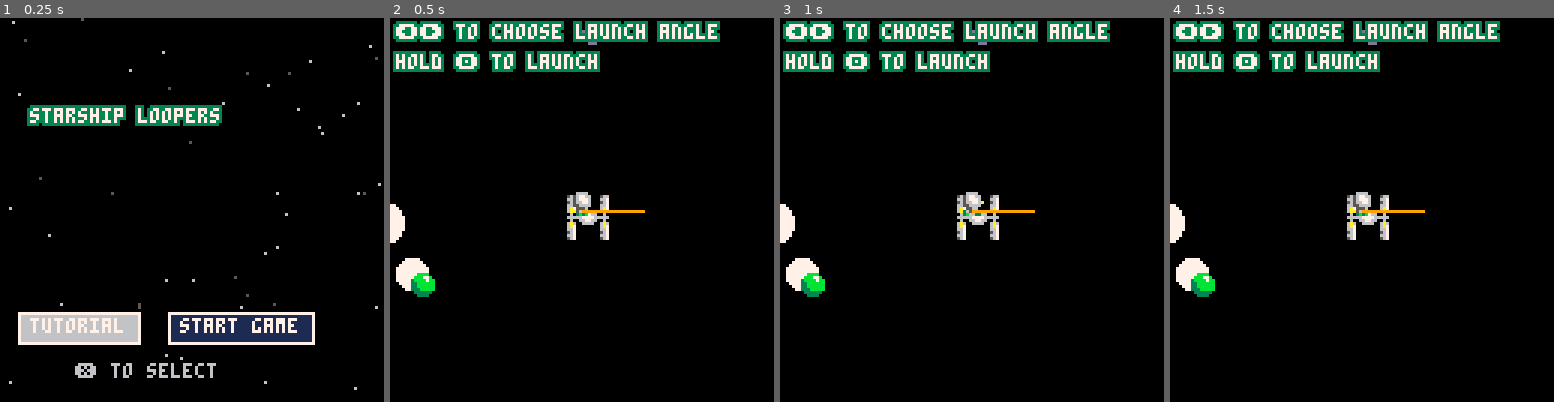
Above: before the commit, frames 1-4 (left to right).
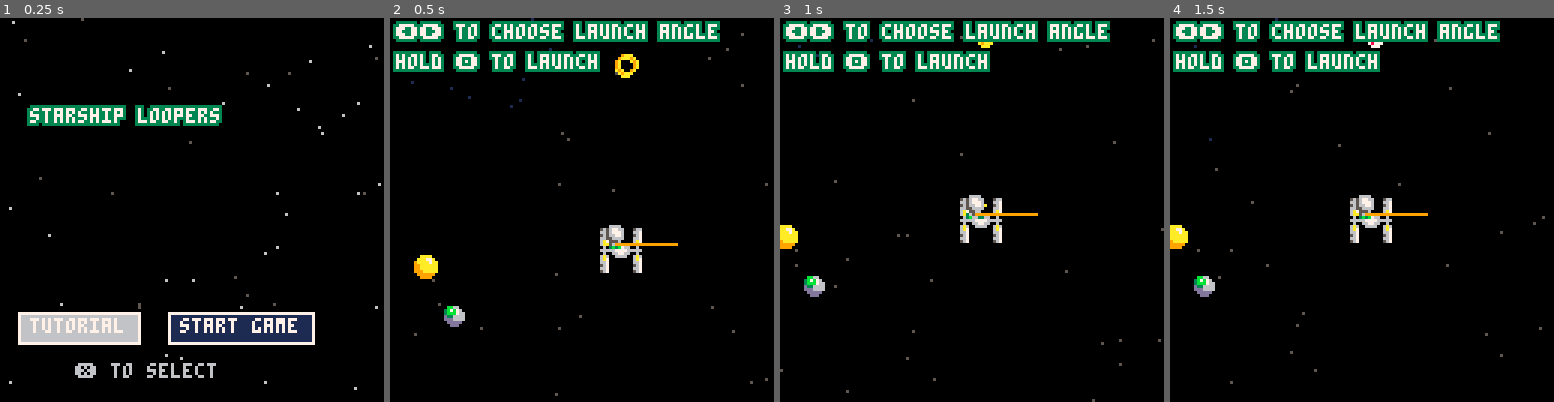
Above: after the commit, the same moments.

Repository: aadriien/GMTK-starship-loopers
Game: PICO-8 cartridge starship-loopers.p8
The game is run twice, just before and just after one commit, with the same random seed, the same clock (stepped at 60 frames per second) and the same inputs.
Inputs:
- Up to frame 1 (0.25 s): no input
- Up to frame 2 (0.5 s): tap X (X key) at 0.33 s
- Up to frame 3 (1 s): tap O (Z key) at 0.7 s
- Up to frame 4 (1.5 s): tap X (X key) at 1.07 s

Frame 1 is identical in both runs. In frame 2, 3.7% of the frame differs, in the area x 0-99%, y 0-99%; in frame 3, 2.4%; in frame 4, 2.4%.

Commit message:
Misc graphical changes

Diff:
--- a/starship-loopers.p8
+++ b/starship-loopers.p8
@@ -89,7 +89,7 @@
     }
 
     particles = {}
-    for i = 1, 1 do
+    for i = 1, 500 do
         add(particles, {
             x = flr(rnd(512)-256),
             y = flr(rnd(512)-256),
@@ -241,9 +241,7 @@
         end
     end
     -- draw celestial bodies
-    for body in all(bodies) do
-        circfill(body.x, body.y, body.size, body.color)
-    end
+    draw_bodies()
     -- draw portals around perimeter
     for portal in all(portals) do
         spr(portal.sprite, portal.x, portal.y)
@@ -286,7 +284,7 @@
     move_fuel_pickups()
 
     -- check if ship flying into any portals
-    -- activate_portal()
+    activate_portal()
 
     -- update particles
     update_particles()
@@ -315,9 +313,7 @@
         pset(particle.x + ship.x / 4 - 256, particle.y + ship.y / 4 - 256, 1)
     end
     -- draw celestial bodies
-    for body in all(bodies) do
-        circfill(body.x, body.y, body.size, body.color)
-    end
+    draw_bodies()
     -- draw portals around perimeter
     for portal in all(portals) do
         spr(portal.sprite, portal.x, portal.y)
@@ -397,9 +393,7 @@
         pset(particle.x, particle.y, 1)
     end
     -- draw celestial bodies
-    for body in all(bodies) do
-        circfill(body.x, body.y, body.size, body.color)
-    end
+    draw_bodies()
     -- draw portals around perimeter
     for portal in all(portals) do
         spr(portal.sprite, portal.x, portal.y)
@@ -493,6 +487,24 @@
     print(label, x, y, 7)
 end
 
+function draw_bodies()
+    for body in all(bodies) do
+        if body.type == "normal" then
+            spr(body.sprite, body.x, body.y)
+        elseif body.type == "blackhole" then
+            circ(body.x, body.y, body.size, body.color[1])
+            circ(body.x, body.y - 1, body.size, body.color[2])
+            circ(body.x + 1, body.y - 1, body.size, body.color[3])
+
+            local randomize = flr(rnd(10))
+            if randomize == 1 then
+                body.color[1] = rnd({7,8,9,10})
+                body.color[2] = rnd({7,8,9,10})
+                body.color[3] = rnd({7,8,9,10})
+            end
+        end
+    end
+end
 function draw_fuel()
     local fuel_width = max(flr(ship.fuel_left / ship.fuel_max  * 14) + 1, 0)
     rectfill(119, 17 - fuel_width, 124, 17, 11)
@@ -513,7 +525,7 @@
 
 function draw_lasso()
     if (ship.target != "none") and (ship.state == "lock") then
-        line(ship.x, ship.y, ship.target.x, ship.target.y, 8)
+        line(ship.x, ship.y, ship.target.x + 3, ship.target.y + 3, 8)
     end
 end
 
@@ -648,30 +660,37 @@
 
 end
 
-function is_collision(obj_a, obj_b)
-    local dist = dst(obj_a, obj_b)
-    return dist < obj_a.size + obj_b.size
-end
-
+function is_collision(o1, o2)
+    -- precheck to avoid numeric overflow problems in dst()
+    local dx = abs(o1.x - o2.x)
+    local dy = abs(o1.y - o2.y)
+    local limit = o1.size + o2.size
+
+    if dx > limit or dy > limit then
+        return false
+    end
+
+    local dist = dst(o1, o2)
+    return dist < limit
+end
 function update_camera_position()
-    -- local target_cam_x = ship.x - 64
-    -- local target_cam_y = ship.y - 64
-    -- local cam_distance = sqrt(
-    --     sqr(target_cam_x - cam.x) +
-    --     sqr(target_cam_y - cam.y)
-    -- )
-
-    -- -- if ship teleported far away, snap camera closer
-    -- if cam_distance > 100 then
-    --     cam.x = target_cam_x
-    --     cam.y = target_cam_y
-    -- else
-    --     -- normal smooth follow
-    --     cam.x += 0.3 * (target_cam_x - cam.x)
-    --     cam.y += 0.3 * (target_cam_y - cam.y)
-    -- end
-    cam.x = ship.x - 64
-    cam.y = ship.y - 64
+    local target_cam_x = ship.x - 64
+    local target_cam_y = ship.y - 64
+    local cam_distance = sqrt(
+        sqr(target_cam_x - cam.x) +
+        sqr(target_cam_y - cam.y)
+    )
+
+    -- if ship teleported far away, snap camera closer
+    if cam_distance > 100 then
+        cam.x = target_cam_x
+        cam.y = target_cam_y
+    else
+        -- normal smooth follow
+        cam.x += 0.3 * (target_cam_x - cam.x)
+        cam.y += 0.3 * (target_cam_y - cam.y)
+    end
+
     -- shake screen
     if offset >= 0 then
         local fade = 0.9
@@ -778,18 +797,20 @@
         new_mass = rnd(80) + 10
         new_size = sqrt(new_mass) - 2
         new_color = 7
+        sprite = rnd({10,11,26, 27})
     else -- for black holes
         new_mass = 600
         new_size = rnd(2) + 2
-        new_color = 13
+        colors = {7,8,9}
     end
     local new_body = {
         x = rnd(256),
         y = rnd(256),
         mass = new_mass,
         size = new_size,
-        color = new_color,
-        type = type
+        color = colors,
+        type = type,
+        sprite = sprite
     }
     add(bodies, new_body)
 end
@@ -914,22 +935,22 @@
 
 
 __gfx__
-000000000000000000666600062212000000000000000000000000000000000000000000000000000000000000000000000000000000000000bbbb0007777770
-0000000000000000056776602c16c612000000000000000000000000000000000000000000000000000000000000000005660000000056600bbb77b077000007
-007007000cccccc005677760611c7662000000000000000000000000000000000000000000000000000000000000000006670000000066703bbbb7bb70000707
-00077000cccccccc05667760d26c771d0000000000000000000000000000000000000000000000000000000000000000056700000000567033bbbbbb77700707
-000770000ccccccc05566660d211cc120000000000000000000000000000000000000000000000000000000000000000066700000000667033bbbbbb70000007
-007007000ccccccc005556002d211116000000000000000000000000000000000000000000000000000000000000000006a7000000006a70333bbbbb77000707
-00000000000cccc00a5656a002c26120000000000000000000000000000000000000000000000000000000000000000006a7006666006a700333333070000007
-0000000000000000003b3b000011d600000000000000000000000000000000000000000000000000000000000000000000600667766006000033330077700007
-00000000000000000066660000000000000000000000000000000000000000000000000000000000000000000000000006666677776666600000000070000007
-00000000000000000567766000000000000000000000000000000000000000000000000000000000000000000000000000600667766006000000000077000007
-00000000000000000567776000000000000000000000000000000000000000000000000000000000000000000000000006a6006666006a600000000070000007
-00000000000000000566776000000000000000000000000000000000000000000000000000000000000000000000000006a7000000006a700000000077700007
-00000000000000000556666000000000000000000000000000000000000000000000000000000000000000000000000006670000000066700000000070000007
-00000000000000000a5556a000000000000000000000000000000000000000000000000000000000000000000000000005670000000056700000000077000007
-00000000000000000056560000000000000000000000000000000000000000000000000000000000000000000000000006670000000066700000000070000007
-0000000000000000003b3b0000000000000000000000000000000000000000000000000000000000000000000000000005670000000056700000000007777770
+000000000000000000666600062212000000000000000000000000000000000000000000000000000000000000aaaa0000000000000000000bb0000007777770
+0000000000000000056776602c16c612000000000000000000000000000000000000000000000000000000000aaa77a005660000000056603b7b000077000007
+007007000cccccc005677760611c7662000000000000000000000000000000000000000000000000000eee009aaaa7aa06670000000066703bbb000070000707
+00077000cccccccc05667760d26c771d000000000000000000000000000000000000000000000000008ee7e099aaaaaa05670000000056700330000077700707
+000770000ccccccc05566660d211cc12000000000000000000000000000000000000000000000000008eeee099aaaaaa06670000000066700000000070000007
+007007000ccccccc005556002d2111160000000000000000000000000000000000000000000000000088eee0999aaaaa06a7000000006a700000000077000707
+00000000000cccc00a5656a002c26120000000000000000000000000000000000000000000000000000888000999999006a7006666006a700000000070000007
+0000000000000000003b3b000011d600000000000000000000000000000000000000000000000000000000000099990000600667766006000000000077700007
+000000000000000000666600000000000000000000000000000000000000000000000000000000000066600000cccc0006666677776666600000000070000007
+00000000000000000567766000000000000000000000000000000000000000000000000000000000066776000cbb77c000600667766006000000000077000007
+00000000000000000567776000000000000000000000000000000000000000000000000000000000d66676601bbcc7cb06a6006666006a600000000070000007
+00000000000000000566776000000000000000000000000000000000000000000000000000000000dd66666013bcccb306a7000000006a700000000077700007
+00000000000000000556666000000000000000000000000000000000000000000000000000000000ddd66660133bbccc06670000000066700000000070000007
+00000000000000000a5556a0000000000000000000000000000000000000000000000000000000000ddddd001113b33c05670000000056700000000077000007
+0000000000000000005656000000000000000000000000000000000000000000000000000000000000ddd000011133c006670000000066700000000070000007
+0000000000000000003b3b0000000000000000000000000000000000000000000000000000000000000000000011130005670000000056700000000007777770
 00000000000000000066660000000000000000000000000000000000000000000000000000000000000000000000000000000000000000000000000000000000
 00000000000000000567766000000000000000000000000000000000000000000000000000000000000000000000000000000000000000000000000000000000
 00000000000000000567776000000000000000000000000000000000000000000000000000000000000000000000000000000000000000000000000000000000
